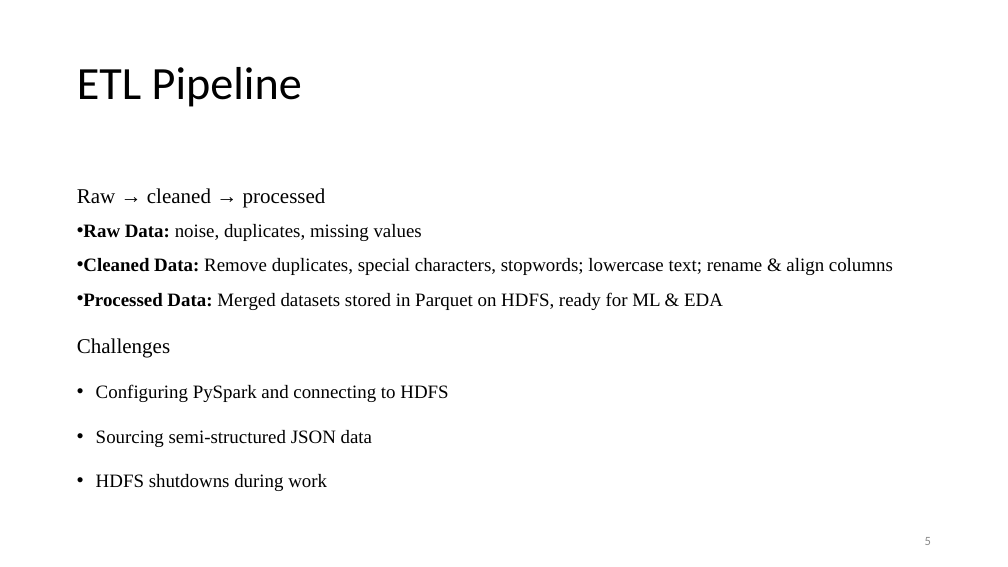
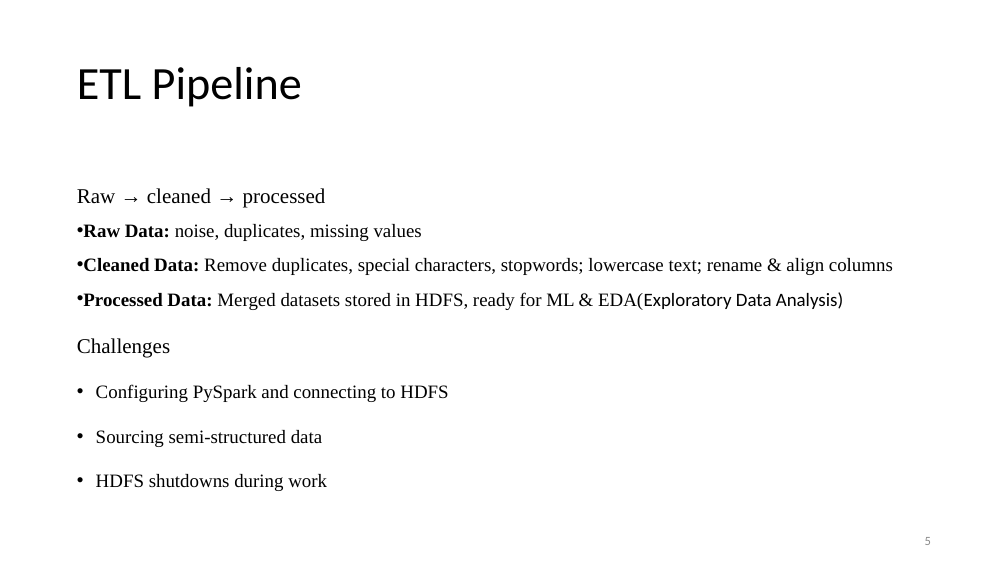
Before and after one commit to sol1927/ml, a slide deck: slide 6 of SOCIAL MEDIA SENTIMENT.pptx. Drawn at 1008x567 pixels with LibreOffice and Linux fonts; fonts in the diff are those of the drawing. Boxes give left, top, right and bottom in pixels: in the first picture for what was removed or moved away, otherwise in the second. Text is boxed around its words. In the diff, an @@ line names an element or a change of style, - is before the commit and + after.

```diff
--- a/SOCIAL MEDIA SENTIMENT.pptx
+++ b/SOCIAL MEDIA SENTIMENT.pptx
@@ text at <box>83,292,843,310</box>: text changed @@
-• Processed Data: Merged datasets stored in Parquet on HDFS, ready for ML & EDA
+• Processed Data: Merged datasets stored in HDFS, ready for ML & EDA(Exploratory Data Analysis)
@@ text at <box>96,430,322,447</box>: text changed @@
-• Sourcing semi-structured JSON data
+• Sourcing semi-structured data
```
Also in this commit, not shown: 8 other slides changed, 2 other files.
